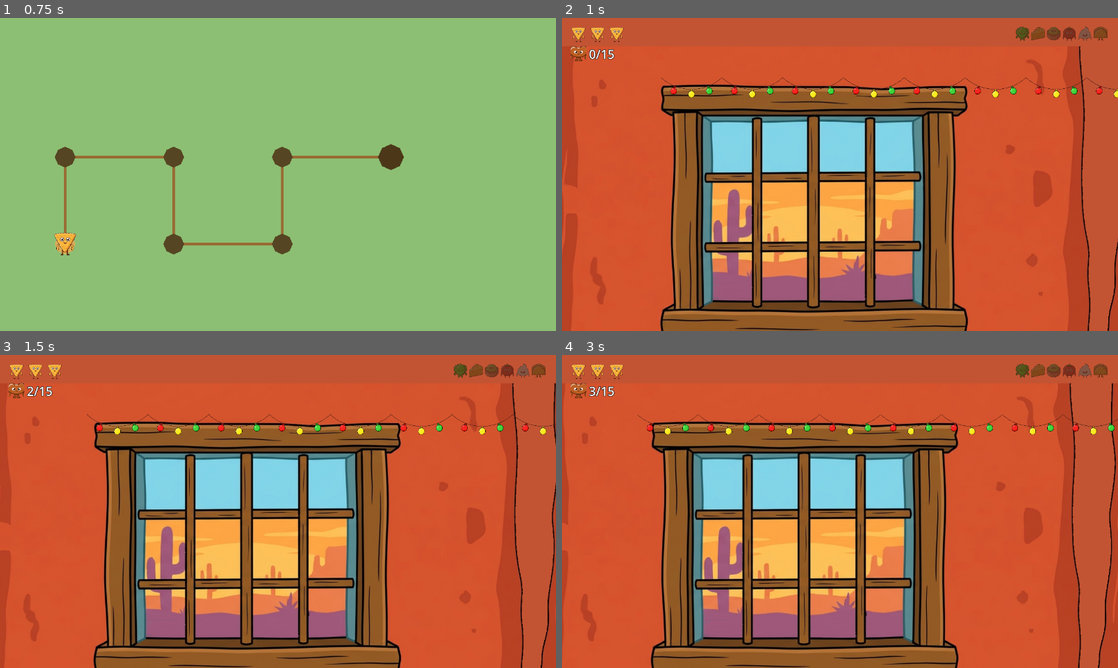
Above: before the commit, frames 1-4 (two rows, left to right).
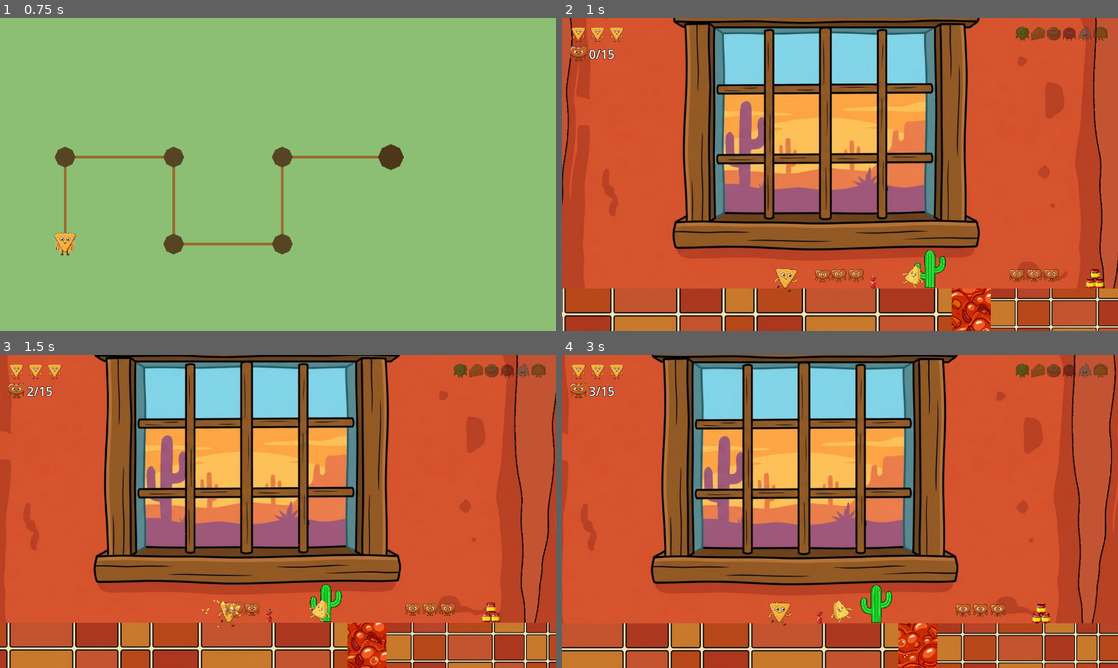
Above: after the commit, the same moments.

Repository: polkfarody/cornchipday
Game: Godot game, scene res://scenes/TitleScreen.tscn
Two runs of this game, one before a commit and one after it. Both use one fixed random seed, a clock stepped at 60 frames per second and the inputs below.
Inputs:
- Up to frame 1 (0.75 s): tap Enter (ui_accept) at 0.5 s; hold Right (ui_right) from 0.53 s (still down)
- Up to frame 2 (1 s): keep holding Right (ui_right); tap Enter (ui_accept) at 0.77 s
- Up to frame 3 (1.5 s): keep holding Right (ui_right)
- Up to frame 4 (3 s): tap Enter (ui_accept) at 1.52 s; release Right (ui_right) at 2.03 s; hold Left (ui_left) 2.03-2.78 s; hold Right (ui_right) from 2.78 s (still down)

Frame 1 is identical in both runs. In frame 2, 60% of the frame differs, in the area x 0-100%, y 0-100%; in frame 3, 54%; in frame 4, 54%.

Commit message:
Fix camera regression: Camera2D scroll limits clashed with the player's custom camera offset, pushing the view off the player entirely; keep the boundary walls, drop the camera clamp

Diff:
--- a/scripts/level_base.gd
+++ b/scripts/level_base.gd
@@ -28,7 +28,6 @@
 # per level, so it stays correct automatically as levels get edited.
 const BOUNDARY_WALL_HEIGHT := 4000.0
 const BOUNDARY_MARGIN := 40.0
-const PIT_FALL_CAMERA_MARGIN := 120.0  # lets a pit-fall dip the camera a little for game feel, without scrolling into the empty space below the level
 
 # FB30: full-run-feedback.txt asked for extra lives to be harder to come by,
 # and specifically for one to "drop from the sky" as a comeback chance once
@@ -186,11 +185,21 @@
 		flying.queue_free()
 	)
 
-# FB29: the camera used to be able to scroll arbitrarily far down/left/right
-# of the level's actual content -- most visible as a jarring dip into empty
-# space below a pit before the FALL_RESPAWN_Y stun-and-respawn kicked in, but
-# also let the player walk clean off either end of the level. Both fixed the
-# same way: derive the level's real bounds from its own ground pieces.
+# FB29: the player used to be able to walk clean off either end of the
+# level. Fixed with physical boundary walls derived from the level's own
+# ground pieces, so there's nothing to hand-author per scene.
+#
+# A Camera2D.limit_left/right/bottom clamp was tried first (also meant to
+# cap the pit-fall camera dip), but caused a real regression: this project's
+# Camera2D uses a non-default `offset` (Vector2(150, -225), see Player.tscn),
+# and Godot's limit clamping interacts with that offset in a way that shifts
+# the resting camera position by a large, seemingly non-linear amount on
+# BOTH axes even during ordinary standing play, not just at the edges --
+# caught via a real rendered screenshot showing the player pushed off the
+# top of the screen at the level's own spawn point. Reverted; the walls
+# alone (physical, no camera involvement) fully cover "can't walk off the
+# level," which is the actual reported problem -- verified via a headless
+# screenshot showing normal framing restored.
 func _setup_level_bounds() -> void:
 	var min_left := INF
 	var max_right := -INF
@@ -209,10 +218,6 @@
 	if min_left == INF:
 		return
 
-	var camera: Camera2D = player.get_node("Camera2D")
-	camera.limit_left = int(min_left)
-	camera.limit_right = int(max_right)
-	camera.limit_bottom = int(max_floor_y + PIT_FALL_CAMERA_MARGIN)
 	level_floor_y = max_floor_y
 
 	_add_boundary_wall(min_left - BOUNDARY_MARGIN, "BoundaryWallLeft")
